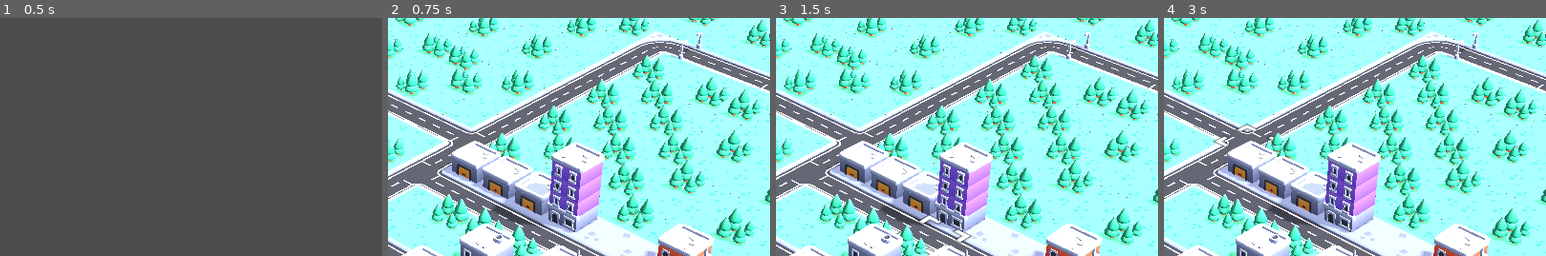
Above: before the commit, frames 1-4 (left to right).
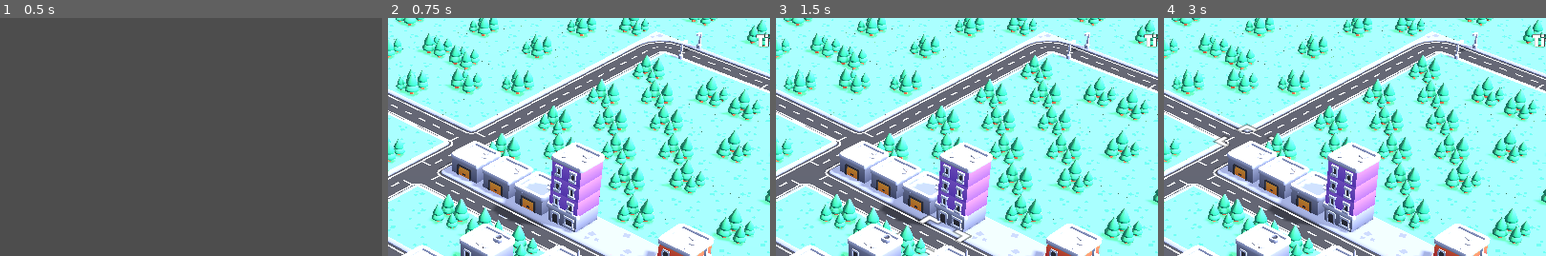
Above: after the commit, the same moments.

Repository: algosup/2024-2025-project-2-serious-game-team-3
Game: Godot game, scene res://scenes/menu.tscn
Two runs of this game, one before a commit and one after it. Both use one fixed random seed, a clock stepped at 60 frames per second and the inputs below.
Inputs (mouse positions are % of the whole screen's width and height, from its top left):
- Up to frame 1 (0.5 s): no input
- Up to frame 2 (0.75 s): click "Start" at 0.5 s
- Up to frame 3 (1.5 s): tap Enter at 1.25 s; move the mouse to (72, 45) at 1.27 s; click (72, 45) at 1.35 s
- Up to frame 4 (3 s): tap Space at 2 s; move the mouse to (30, 55) at 2.02 s; tap R (rotate) at 2.1 s; tap Enter at 2.75 s; move the mouse to (60, 28) at 2.77 s; click (60, 28) at 2.85 s
The pictures show only the part of the screen within x 50-100%, y 0-50%; the shares and areas given below are measured in that part.

Frame 1 is identical in both runs. In frame 2, 0.1% of the frame differs, in the area x 96-100%, y 6-13%; in frame 3, 0.1%; in frame 4, 0.1%.

Commit message:
changed timer size

Diff:
--- a/Green City/scenes/main.tscn
+++ b/Green City/scenes/main.tscn
@@ -157,8 +157,9 @@
 
 [node name="TimerLabel" type="Label" parent="CanvasLayer/Control"]
 layout_mode = 0
-offset_left = 2634.0
-offset_top = 24.0
-offset_right = 2892.0
-offset_bottom = 70.0
+offset_left = 2514.0
+offset_top = 44.0
+offset_right = 2772.0
+offset_bottom = 109.0
 theme = ExtResource("24_wn6e2")
+theme_override_font_sizes/font_size = 56
